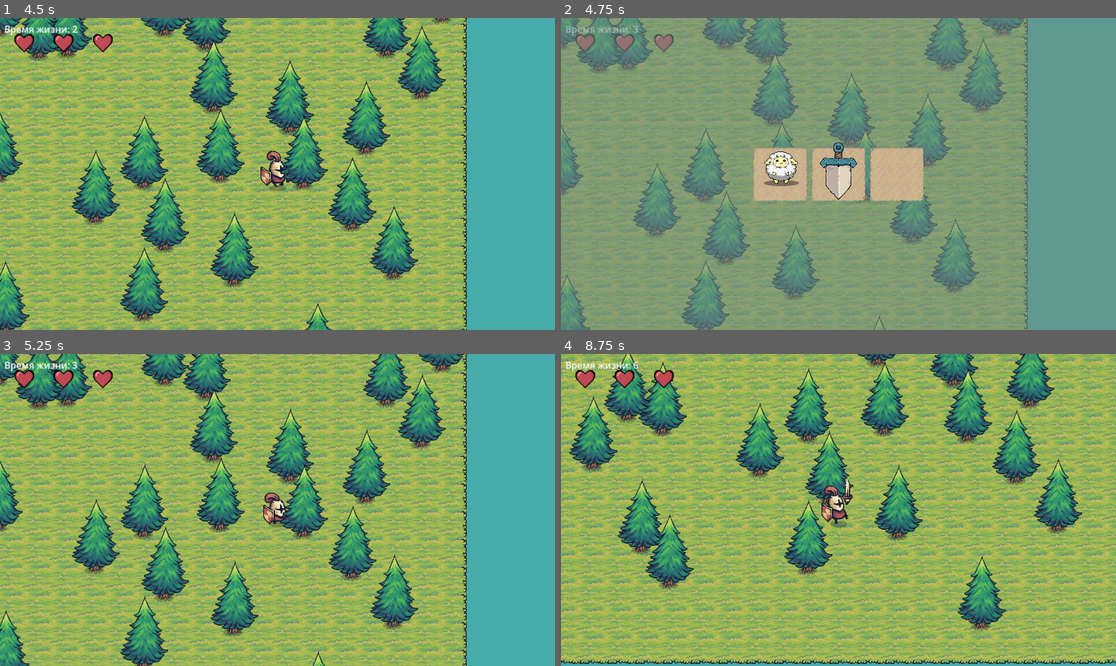
Above: before the commit, frames 1-4 (two rows, left to right).
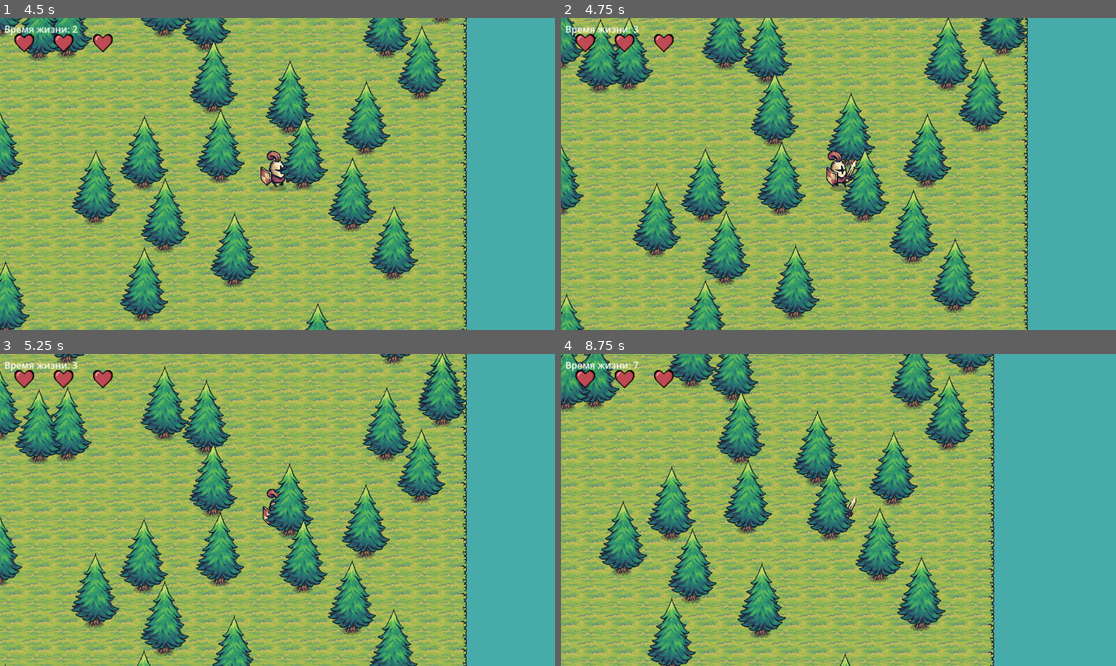
Above: after the commit, the same moments.

Repository: darkicestormteam/Fgame
Game: Godot game, scene res://scenes/mainmenu.tscn
Same seed, same stepped clock (60 frames per second), same inputs: the game is played once before the commit and once after it.
Inputs (mouse positions are in pixels of both pictures, inside the frame that each line leads up to):
- Up to frame 1 (4.5 s): click "старт" at 0.5 s; click "старт" at 1.25 s; hold D (move_right) 2.03-2.78 s; hold S (move_down) 2.78-3.53 s; hold D (move_right) 3.53-4.28 s; hold W (move_up) from 4.28 s (still down)
- Up to frame 2 (4.75 s): keep holding W (move_up)
- Up to frame 3 (5.25 s): release W (move_up) at 5 s; click (277, 510) at 5.02 s
- Up to frame 4 (8.75 s): hold A (move_left) 5.78-7.28 s; hold S (move_down) 7.28-8.03 s; hold D (move_right) from 8.03 s (still down)

Frame 1 is identical in both runs. In frame 2, 86% of the frame differs, in the area x 0-100%, y 0-100%; in frame 3, 56%; in frame 4, 77%.
Error after the commit: Parse Error: Function "get_focus_owner()" not found in base self. (res://script/spellmenu.gd:56)

Commit message:
Add SwordUP ability with dual attack feature
- Modified script/player.gd to implement SwordUP ability system with dual attack mechanics where player performs additional reverse attack after primary attack
- Added sword_up_unlocked, is_second_attack, and second_attack_rotation variables to manage dual attack state and rotation handling
- Updated attack logic in _on_animation_finished to trigger second attack with 180-degree rotation when SwordUP is unlocked
- Modified script/spellmenu.gd to connect SwordUP button press to player's unlock_sword_up method for ability activation
- Ensured secondary attack follows primary attack with small delay and maintains original rotation after completion

The changes implement a new combat mechanic that enhances player damage output while maintaining movement independence during attacks.

Diff:
--- a/script/player.gd
+++ b/script/player.gd
@@ -13,6 +13,11 @@
 var enemies_in_area: Array = []
 var last_footstep_time: float = 0.0
 const FOOTSTEP_INTERVAL: float = 0.4
+
+# Улучшение атаки SwordUP
+var sword_up_unlocked: bool = false
+var is_second_attack: bool = false
+var second_attack_rotation: float = 0.0
 
 # Система жизней
 var max_lives: int = 3
@@ -99,6 +104,10 @@
 	max_lives += amount
 	current_lives = min(current_lives + amount, max_lives)
 
+# Функция для разблокировки улучшения SwordUP
+func unlock_sword_up() -> void:
+	sword_up_unlocked = true
+
 func _on_attack_timer_timeout() -> void:
 	# Проигрываем анимацию атаки только если не атакуем сейчас
 	if not is_attacking:
@@ -110,11 +119,25 @@
 func _on_animation_finished() -> void:
 	# Сбрасываем флаг атаки когда анимация закончилась
 	if animated_sprite.animation == "attack":
-		is_attacking = false
-		# Отключаем мониторинг AttackArea после завершения атаки
-		attack_area.monitoring = false
-		# Очищаем список врагов
-		enemies_in_area.clear()
+		# Если SwordUP разблокирован и это была первая атака, запускаем вторую атаку
+		if sword_up_unlocked and not is_second_attack:
+			is_second_attack = true
+			# Запоминаем текущий rotation чтобы вернуть его после второй атаки
+			second_attack_rotation = attack_area.rotation
+			# Разворачиваем атаку в противоположную сторону
+			attack_area.rotation += deg_to_rad(180)
+			# Запускаем вторую атаку через небольшую задержку
+			await get_tree().create_timer(0.2).timeout
+			# Воспроизводим анимацию второй атаки
+			animated_sprite.play("attack")
+			attack_area.monitoring = true
+		else:
+			is_attacking = false
+			is_second_attack = false
+			# Отключаем мониторинг AttackArea после завершения атаки
+			attack_area.monitoring = false
+			# Очищаем список врагов
+			enemies_in_area.clear()
 
 func _on_frame_changed() -> void:
 	# Проверяем, что это анимация атаки и 4-й кадр (индекс 3)
@@ -128,6 +151,9 @@
 				enemy.queue_free()
 		# Очищаем список после нанесения урона
 		enemies_in_area.clear()
+		# Если это была вторая атака, возвращаем rotation обратно
+		if is_second_attack:
+			attack_area.rotation = second_attack_rotation
 
 func _physics_process(delta: float) -> void:
 	# Используем ваши кастомные имена действий
--- a/script/spellmenu.gd
+++ b/script/spellmenu.gd
@@ -52,6 +52,12 @@
 
 func _on_button_pressed() -> void:
 	tap_sound.play()
+	# Проверяем, какая кнопка была нажата
+	if get_focus_owner() == sword_up_btn:
+		# Разблокируем улучшение SwordUP для игрока
+		var player = get_tree().get_first_node_in_group("player")
+		if player and player.has_method("unlock_sword_up"):
+			player.unlock_sword_up()
 	# Скрываем меню сразу
 	visible = false
 	is_visible = false
Not shown, changed: .gitignore
